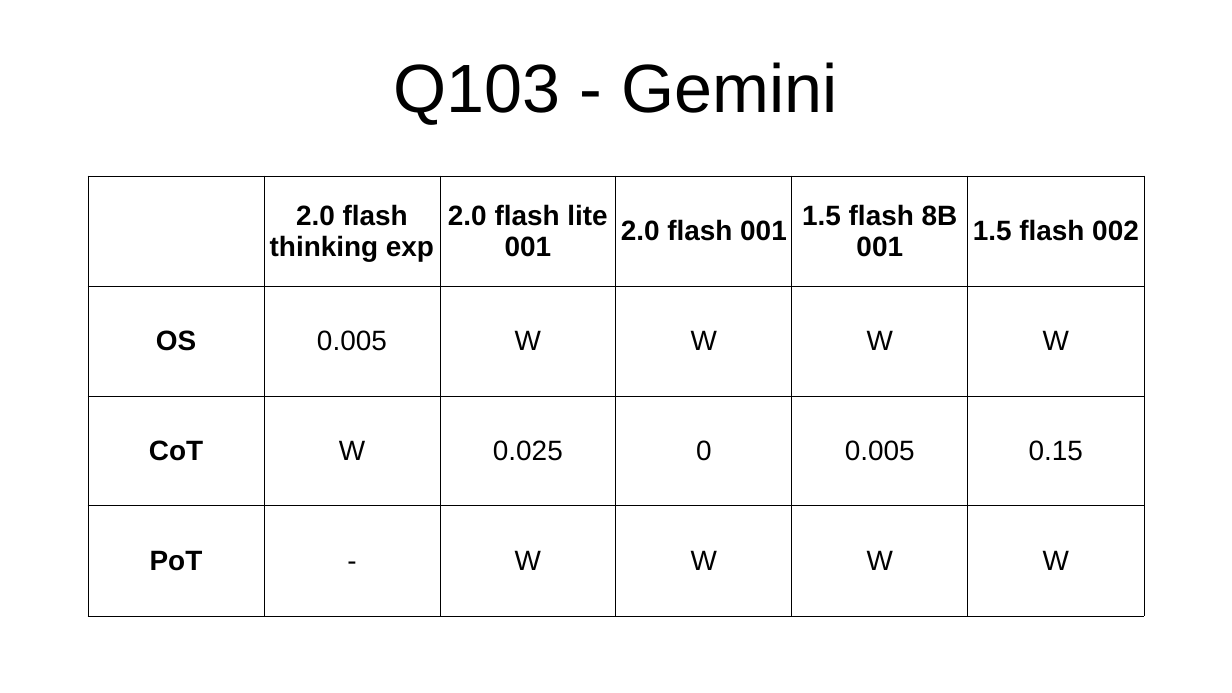
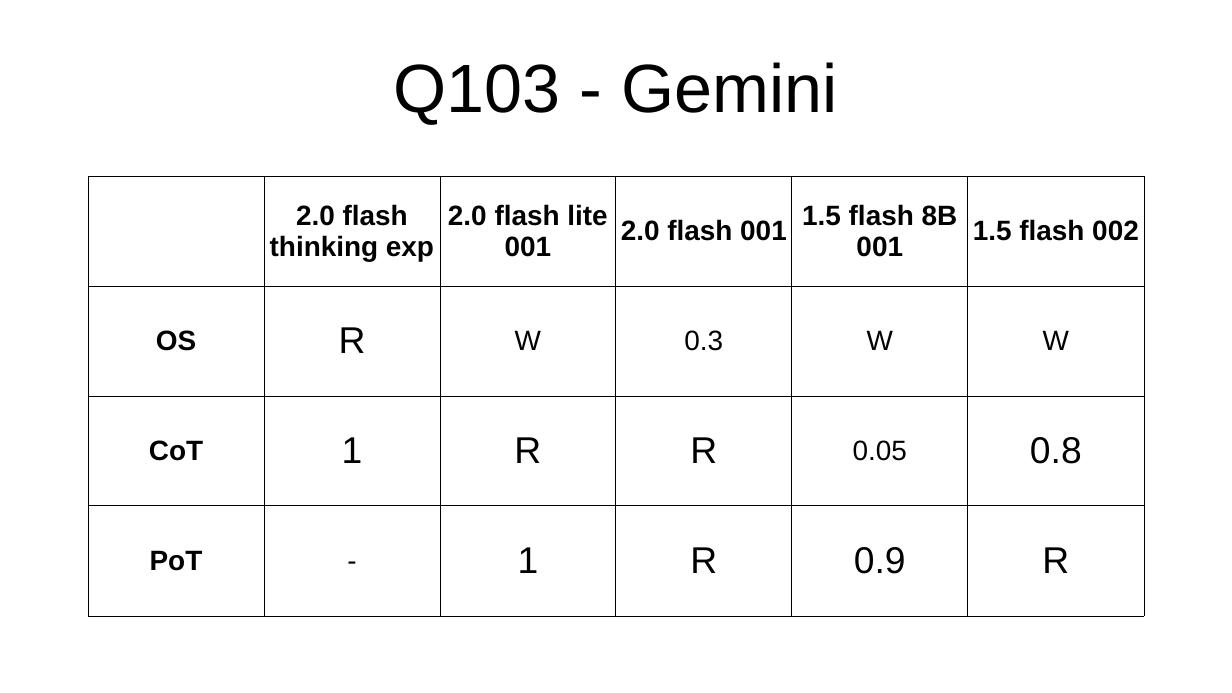
Before and after one commit to PieBerto/Stress-testing-chatbots, a slide deck: slide 20 of Slideshow/Results_presentation.odp. Drawn at 1232x693 pixels with LibreOffice and Linux fonts; fonts in the diff are those of the drawing. Boxes give left, top, right and bottom in pixels: in the first picture for what was removed or moved away, otherwise in the second. Text is boxed around its words. In the diff, an @@ line names an element or a change of style, - is before the commit and + after.

```diff
--- a/Slideshow/Results_presentation.odp
+++ b/Slideshow/Results_presentation.odp
@@ table at (x1=88, y1=177, x2=1143, y2=617) @@
-row 2, column 2: 0.005
+row 2, column 2: R
-row 2, column 4: W
+row 2, column 4: 0.3
-row 3: CoT | W | 0.025 | 0 | 0.005 | 0.15
+row 3: CoT | 1 | R | R | 0.05 | 0.8
-row 4: PoT | - | W | W | W | W
+row 4: PoT | - | 1 | R | 0.9 | R
```
Also in this commit, not shown: 17 other slides changed, 3 slides added, 10 other files.
